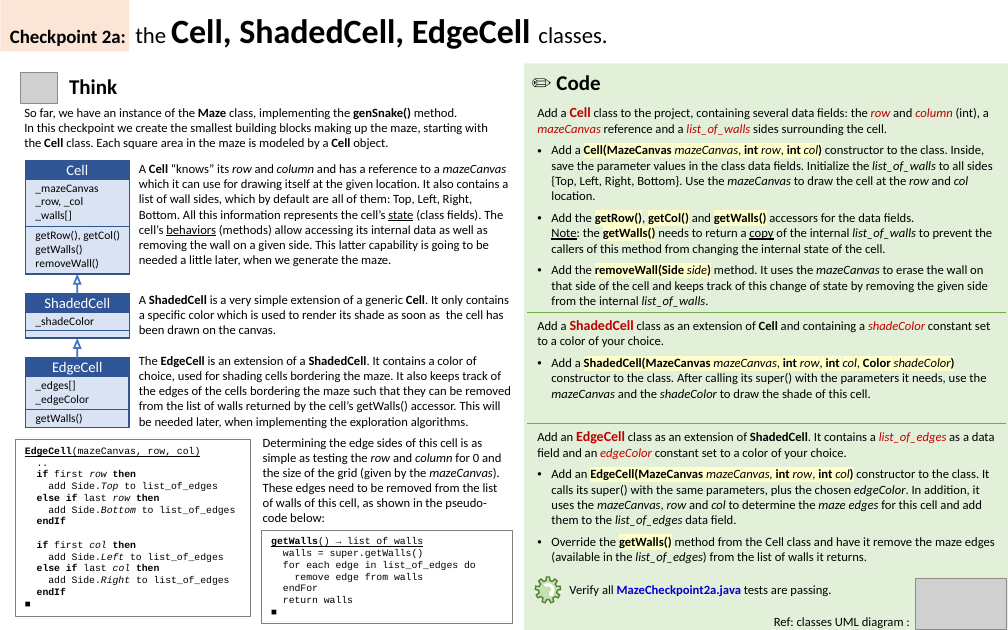
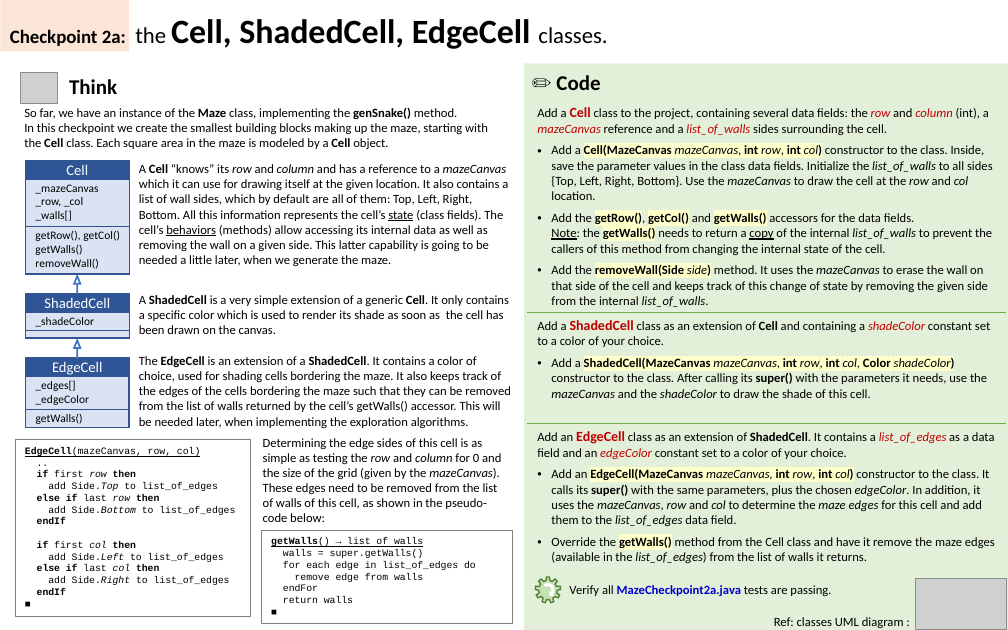
Before and after one commit to mihaiep/Code2020-Sinaia, a slide deck: slide 7 of Documents/Project/Maze Project.pptx. Drawn at 1008x630 pixels with LibreOffice and Linux fonts; fonts in the diff are those of the drawing; grey boxes stand for pictures. Boxes give left, top, right and bottom in pixels: in the first picture for what was removed or moved away, otherwise in the second. Text is boxed around its words. In the diff, an @@ line names an element or a change of style, - is before the commit and + after.

Commit message:
Update MazeSolved code and ppt to Checkpoint6a

```diff
--- a/Documents/Project/Maze Project.pptx
+++ b/Documents/Project/Maze Project.pptx
@@ table at bbox=[527, 100, 1006, 572] @@
@@ bold on in "super()", "super()" @@
```
Also in this commit, not shown: 5 other slides changed, 5 other files.
